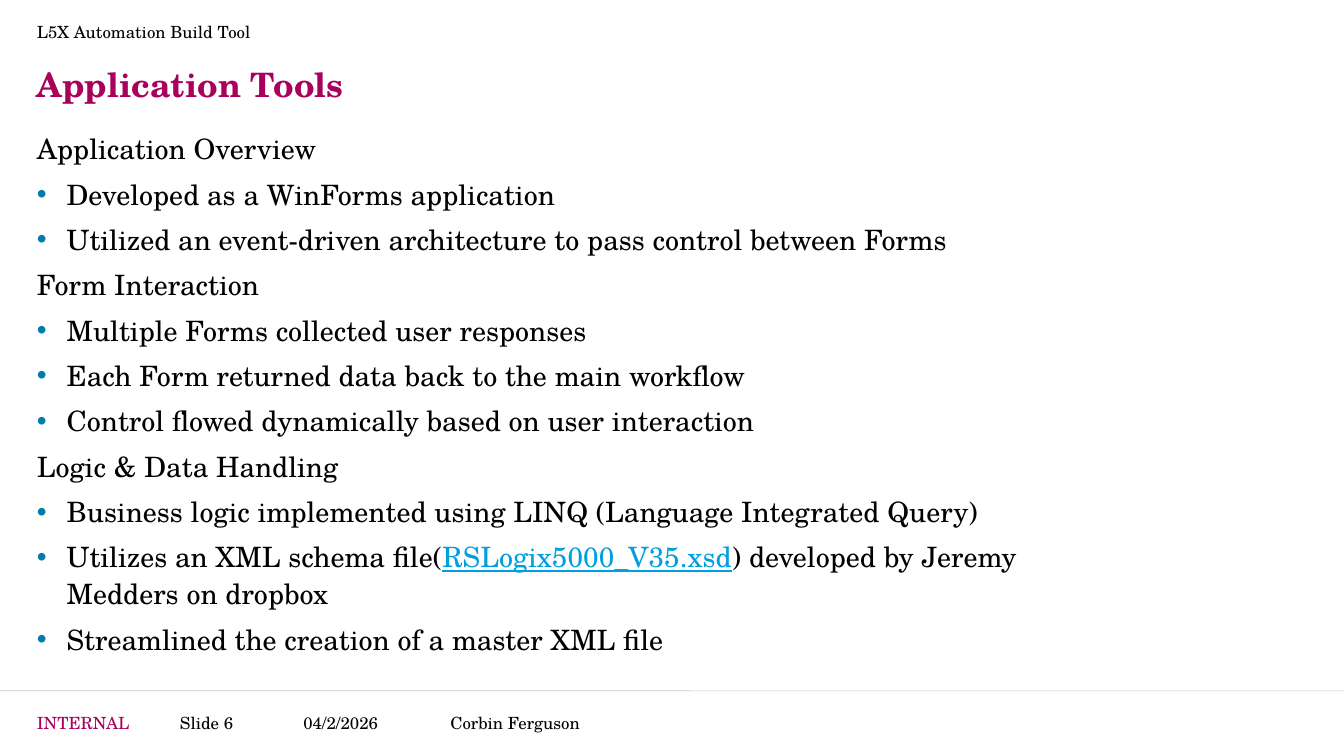
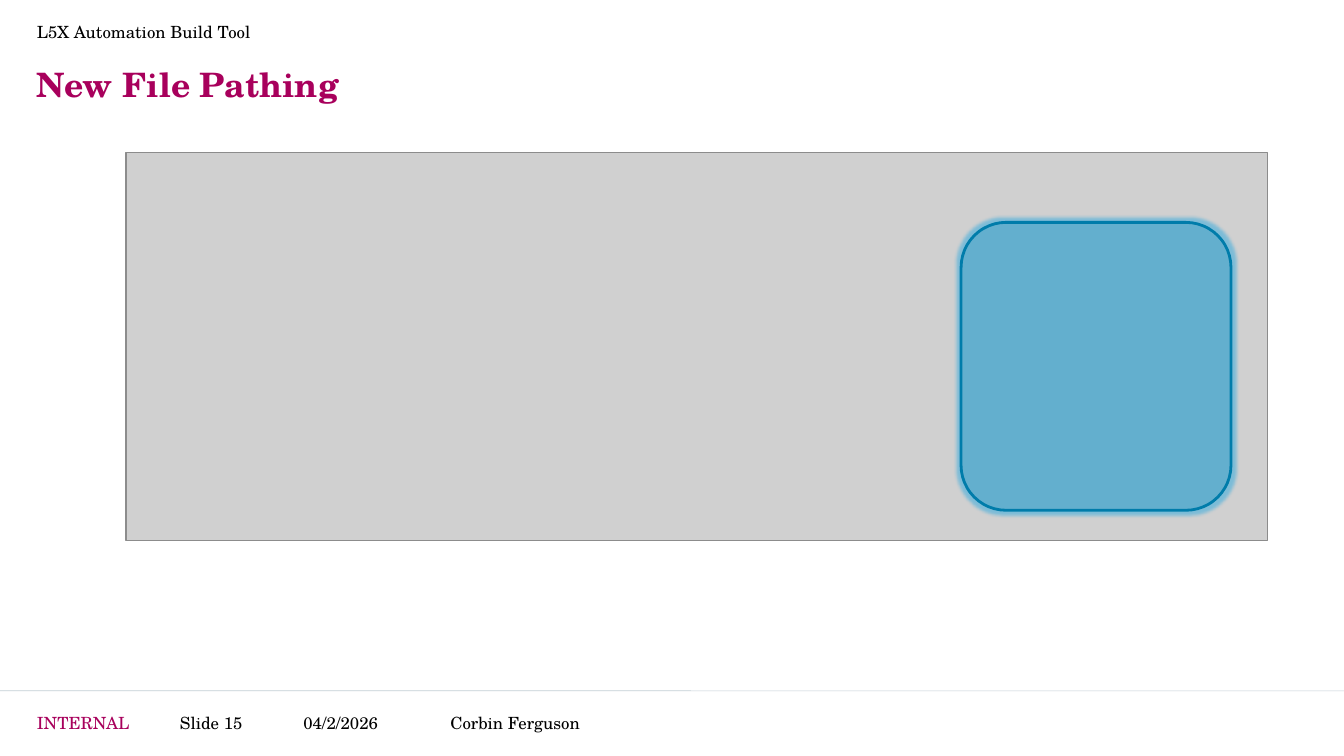
Before and after one commit to CorbinFerguson/ThesisBuildTool, a slide deck: slide 15 of Thesis Writing Documents/Project Development.pptx (slide 6 before the commit). Drawn at 1344x756 pixels with LibreOffice and Linux fonts; fonts in the diff are those of the drawing; grey boxes stand for pictures; background and template pictures are left out. Boxes give left, top, right and bottom in pixels: in the first picture for what was removed or moved away, otherwise in the second. Text is boxed around its words. In the diff, an @@ line names an element or a change of style, - is before the commit and + after.

```diff
--- a/Thesis Writing Documents/Project Development.pptx
+++ b/Thesis Writing Documents/Project Development.pptx
@@ title at [37,72,339,104]: text changed @@
-Application Tools
+New File Pathing
@@ text removed at [37,138,1017,651] @@
-Application Overview
-• Developed as a WinForms application
-• Utilized an event‑driven architecture to pass control between Forms
-Form Interaction
-• Multiple Forms collected user responses
-• Each Form returned data back to the main workflow
-• Control flowed dynamically based on user interaction
-Logic & Data Handling
-• Business logic implemented using LINQ (Language Integrated Query)
-• Utilizes an XML schema file(RSLogix5000_V35.xsd) developed by Jeremy Medders on dropbox
-• Streamlined the creation of a master XML file
@@ picture added at [126,153,1268,540] @@
@@ rounded rectangle added at [961,223,1231,511], fill #007CAA at 20% opacity, outline #007CAA 2 pt @@
@@ page number at [180,716,243,730]: text changed @@
-Slide 6
+Slide 15
```
Also in this commit, not shown: 9 other slides changed, 5 slides added, 1 slide removed, 4 other files.
